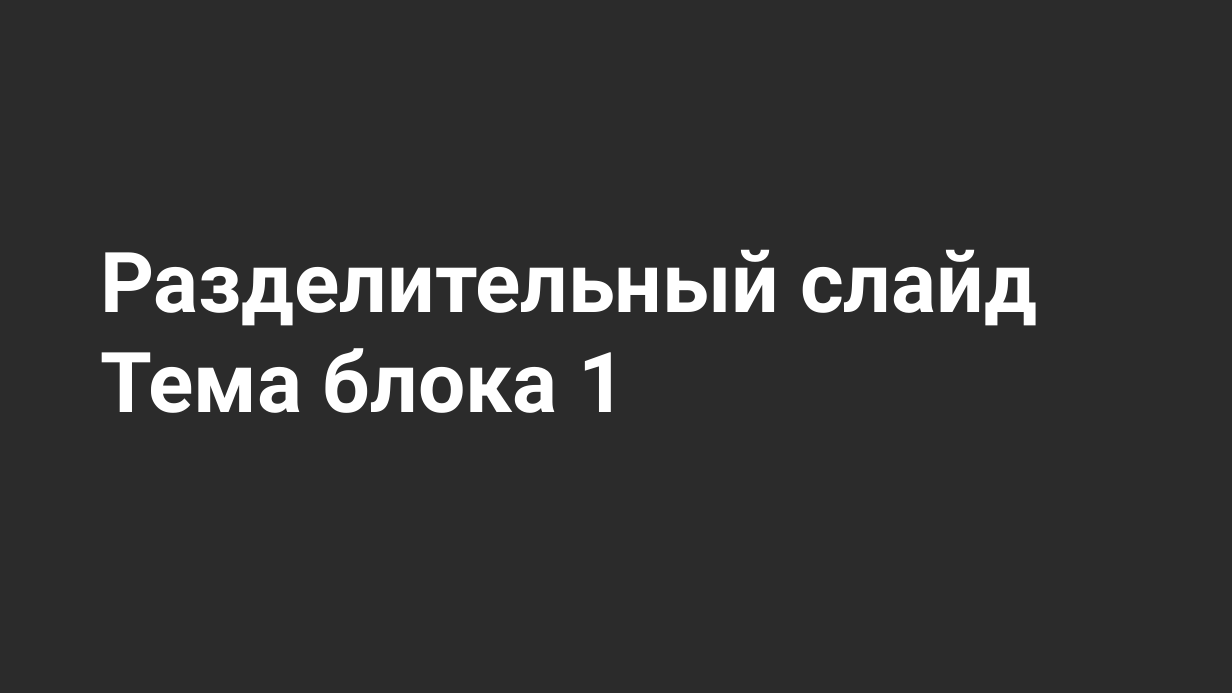
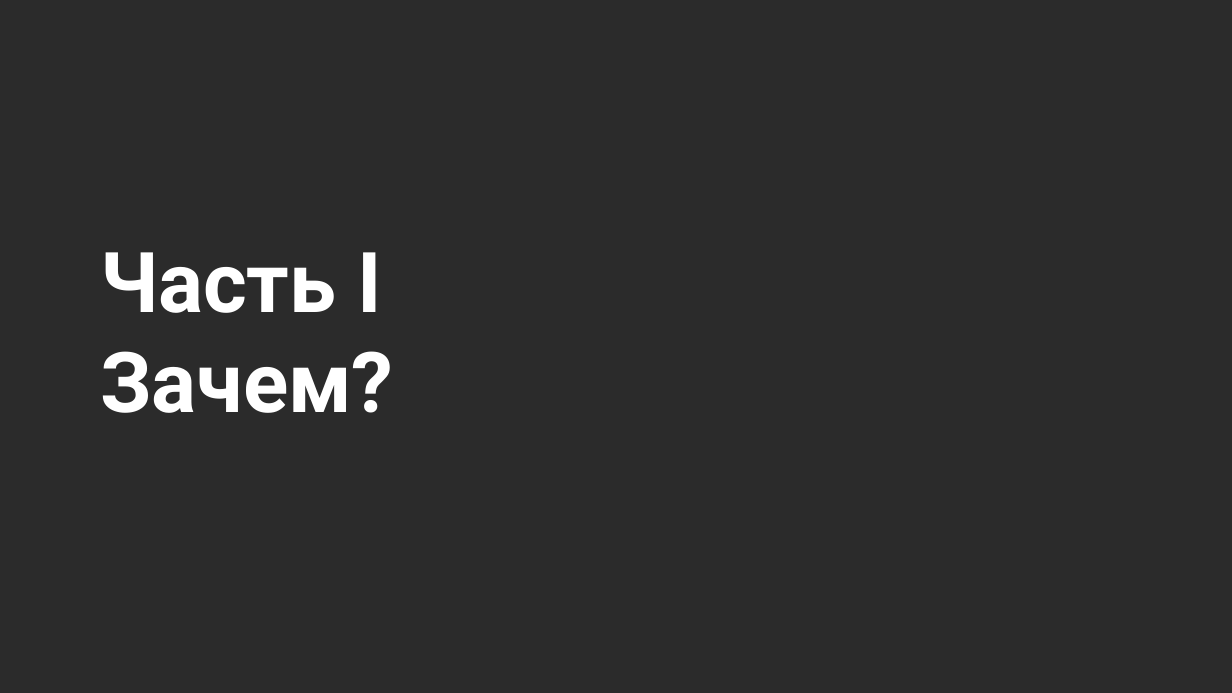
Before and after one commit to Marwolaeth/OTUS_R4DA, a slide deck: slide 9 of teaching/R4DA-EDA4ML.pptx. Drawn at 1232x693 pixels with LibreOffice and Linux fonts; fonts in the diff are those of the drawing; background and template pictures are left out; a plain dark background stands for a picture behind light text. Boxes give left, top, right and bottom in pixels: in the first picture for what was removed or moved away, otherwise in the second. Text is boxed around its words. In the diff, an @@ line names an element or a change of style, - is before the commit and + after.

```diff
--- a/teaching/R4DA-EDA4ML.pptx
+++ b/teaching/R4DA-EDA4ML.pptx
@@ title at [100,252,394,413]: text changed @@
-Разделительный слайд
-Тема блока 1
+Часть I
+Зачем?
```
Also in this commit, not shown: 3 other slides changed.
